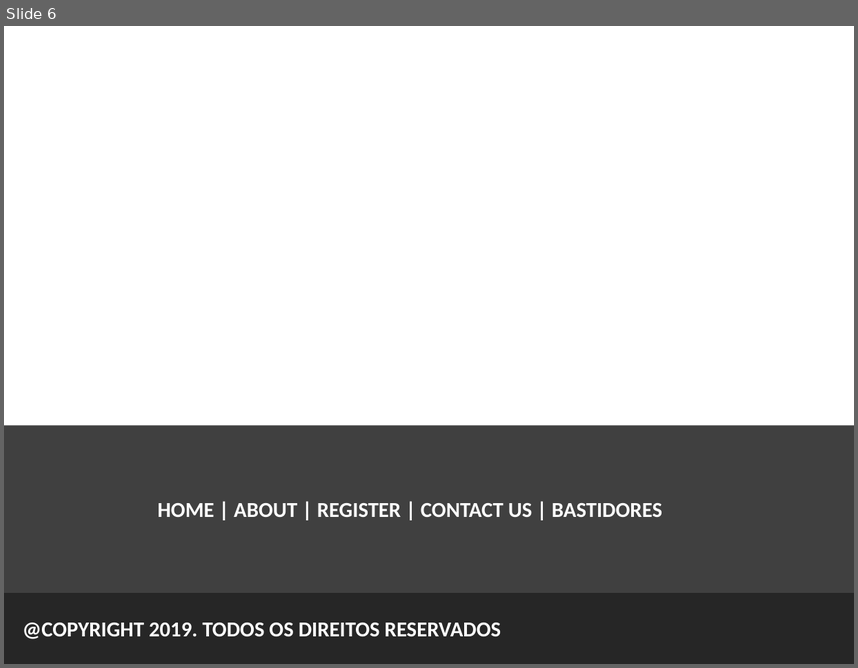
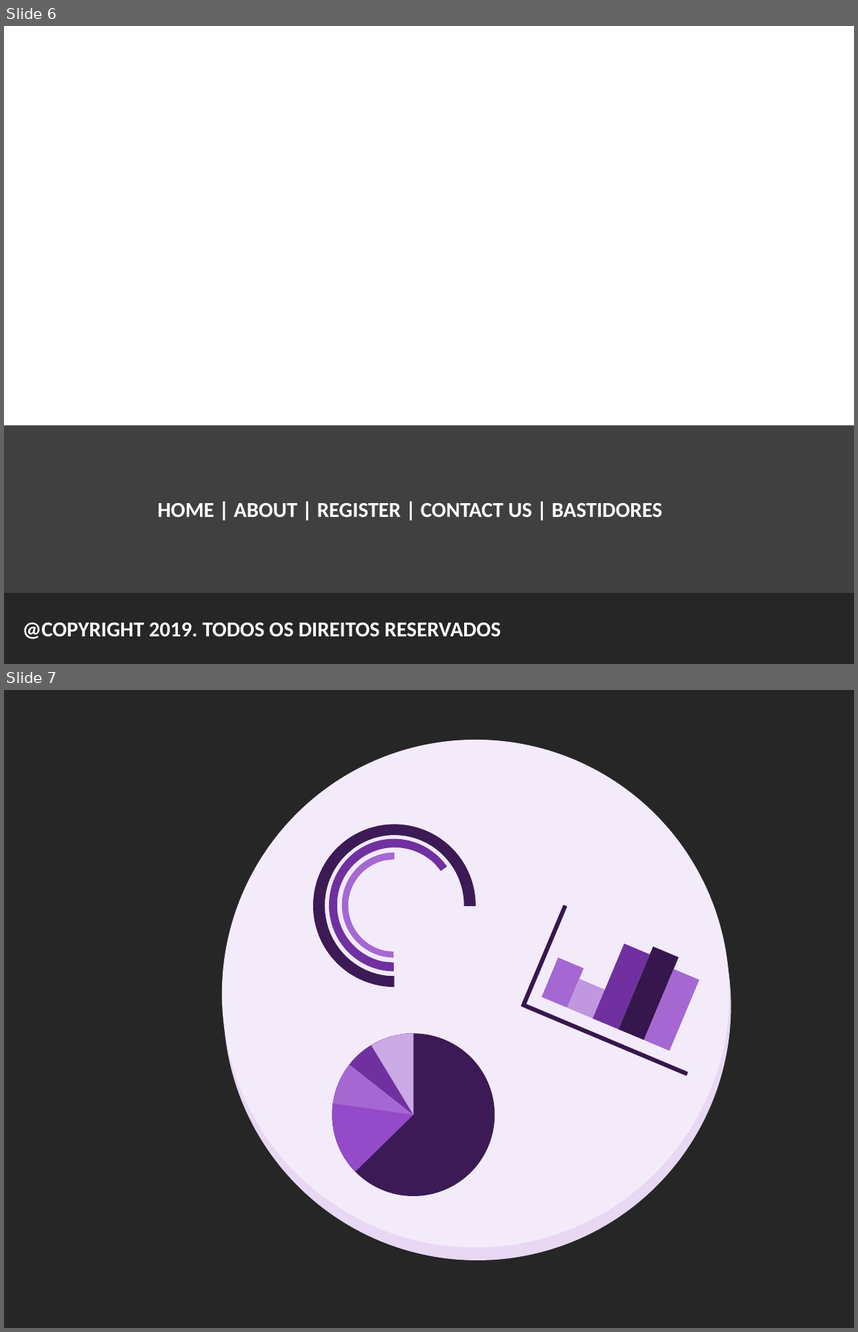
Before and after one commit to gustavogitzel/Discussex, a slide deck: Rascunhos/Logo - PP2.pptx. Shown one above the other, each under a label of ours: slide 6 before the commit, slides 6 and 7 after it. The pictures are 858x668 and 858x1332 pixels, drawn with LibreOffice and Linux fonts; fonts in the diff are those of the drawing. Boxes give left, top, right and bottom in pixels: in the first picture for what was removed or moved away, otherwise in the second. Text is boxed around its words. In the diff, an @@ line names an element or a change of style, - is before the commit and + after.

```diff
--- a/Rascunhos/Logo - PP2.pptx
+++ b/Rascunhos/Logo - PP2.pptx
@@ slide 7 added at (4,690,854,1328), background #262626 @@
@@ ellipse added at (221,739,729,1247), fill #F3EBF9 @@
@@ ellipse added at (223,752,731,1259), fill #E8D8F4 @@
@@ freeform shape added at (313,825,476,987), fill #3C1A56 @@
@@ freeform shape added at (329,839,447,972), fill #7030A0 @@
@@ freeform shape added at (342,852,395,958), fill #A568D2 @@
@@ group added at (521,905,700,1076): 5 rectangles, 2 rounded rectangles @@
@@ group added at (332,1034,495,1196): 4 pie slice (boxed as its full ellipse)s, 1 ellipse @@
```
Also in this commit, not shown: 2 slides changed, 1 other slide added, 2 slides removed.
